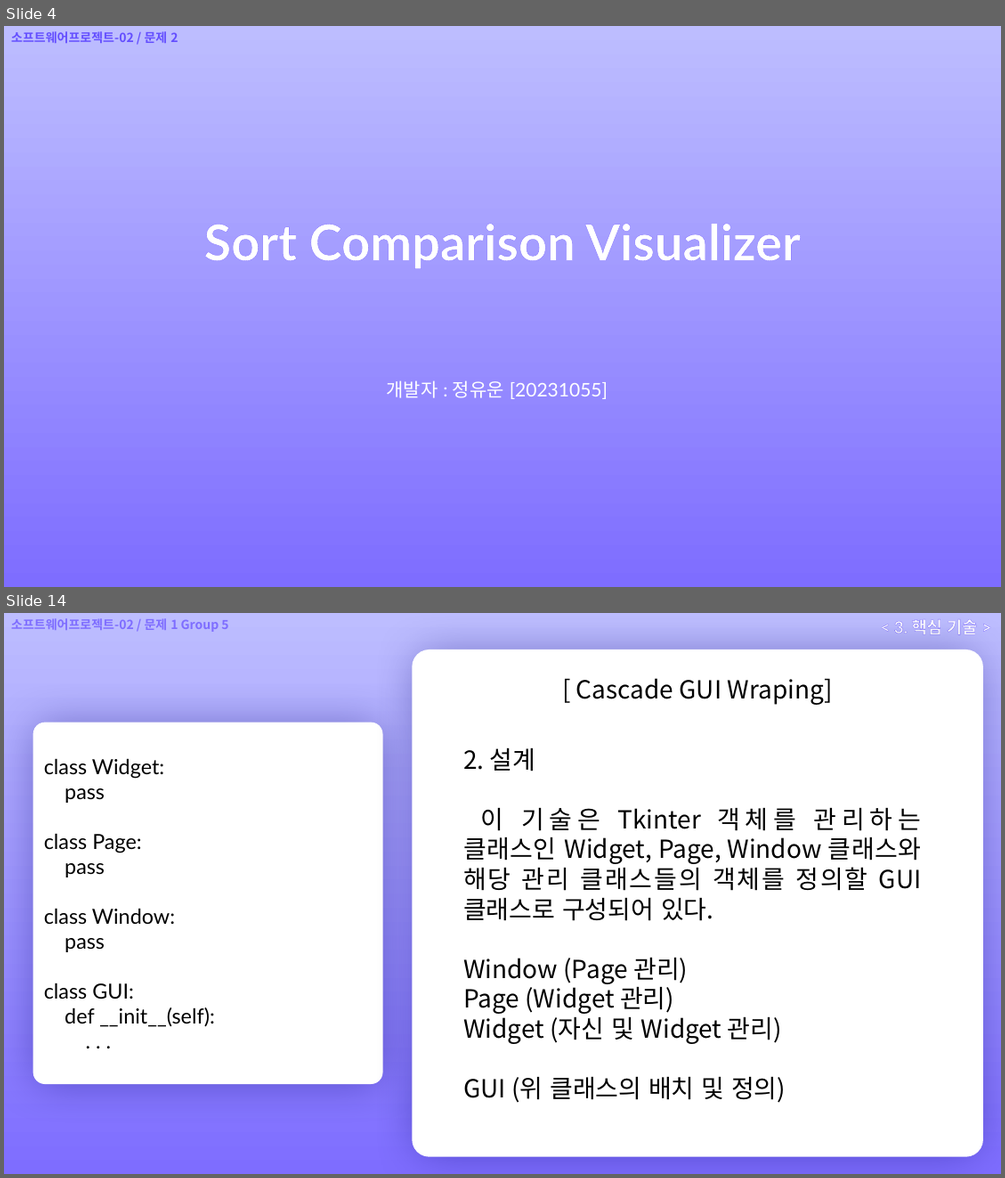
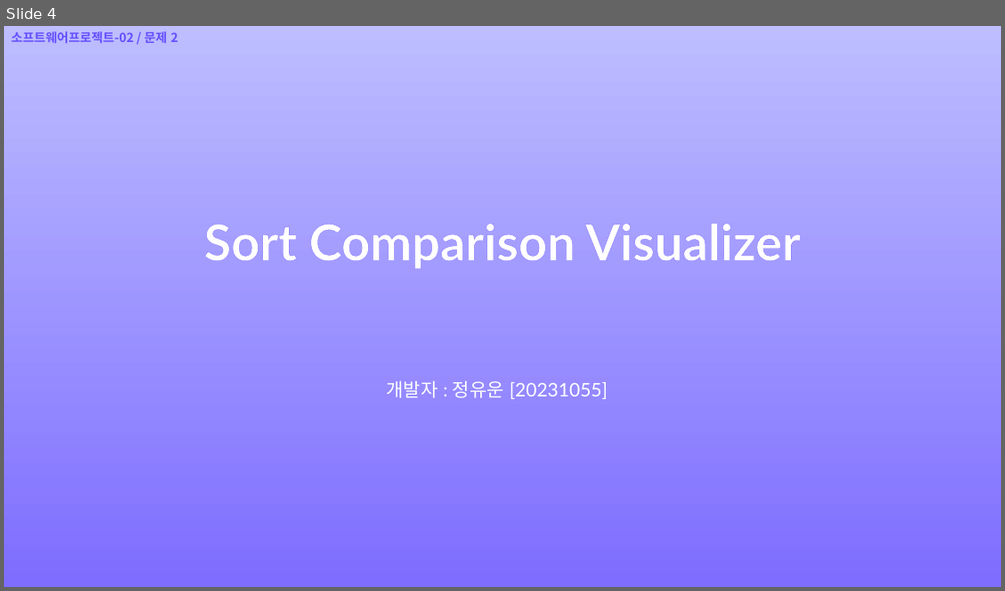
Before and after one commit to Ovie-hex/Software-Project-P2-Sort1055, a slide deck: [문제 2] 문서 기록/[문제 2] 발표자료 탬플릿 [20231055 정유운].pptx. Shown one above the other, each under a label of ours: slides 4 and 14 before the commit, slide 4 after it; the slides between them are not shown. The pictures are 1005x1178 and 1005x591 pixels, drawn with LibreOffice and Linux fonts; fonts in the diff are those of the drawing; background and template pictures are left out. Boxes give left, top, right and bottom in pixels: in the first picture for what was removed or moved away, otherwise in the second. Text is boxed around its words. In the diff, an @@ line names an element or a change of style, - is before the commit and + after.

```diff
--- a/[문제 2] 문서 기록/[문제 2] 발표자료 탬플릿 [20231055 정유운].pptx
+++ b/[문제 2] 문서 기록/[문제 2] 발표자료 탬플릿 [20231055 정유운].pptx
@@ slide 14 removed at [4,613,1001,1174], background picture (left out) @@
@@ text removed at [11,618,228,632] @@
-소프트웨어프로젝트-02 / 문제 1 Group 5
@@ text removed at [894,620,977,635] @@
-< 3. 핵심 기술 >
@@ rounded rectangle removed at [413,649,984,1157] @@
@@ text removed at [576,678,833,705] @@
-[ Cascade GUI Wraping]
@@ rounded rectangle removed at [33,722,383,1084] @@
-class Widget:
-pass
-class Page:
-pass
-class Window:
-pass
-class GUI:
-def __init__(self):
-. . .
@@ text removed at [463,747,922,1103] @@
-2. 설계
-이 기술은 Tkinter 객체를 관리하는 클래스인 Widget, Page, Window 클래스와 해당 관리 클래스들의 객체를 정의할 GUI 클래스로 구성되어 있다.
-Window (Page 관리)
-Page (Widget 관리)
-Widget (자신 및 Widget 관리)
-GUI (위 클래스의 배치 및 정의)
```
Also in this commit, not shown: 8 slides changed, 10 slides added, 6 other slides removed, 7 other files.
